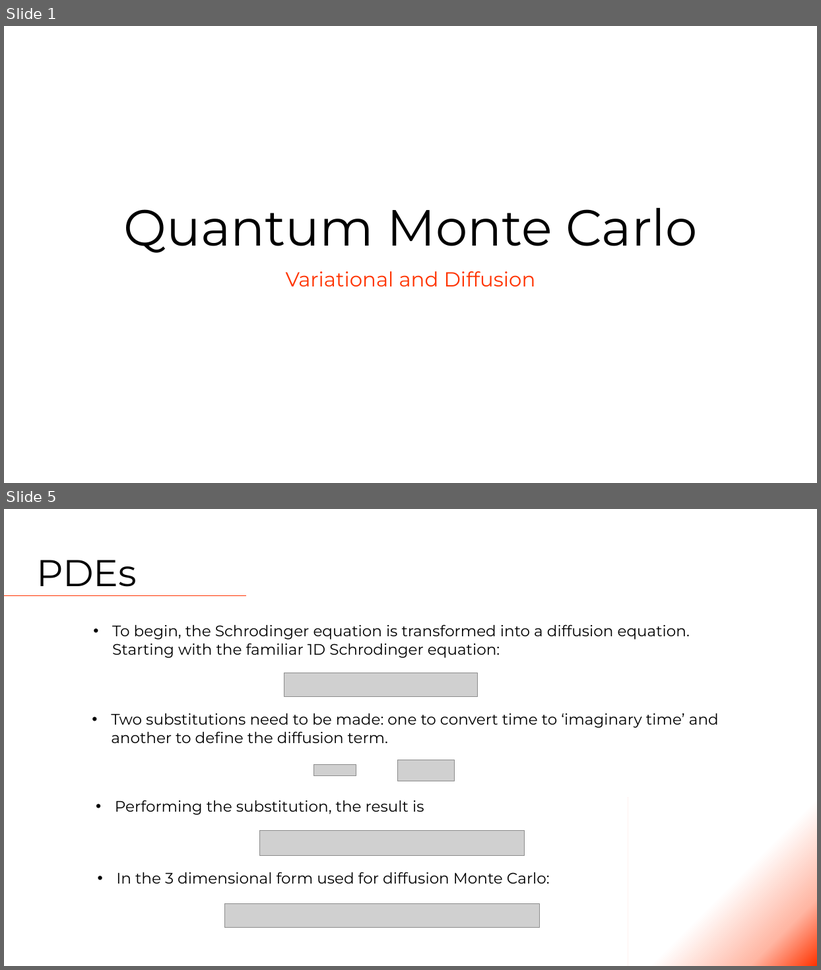
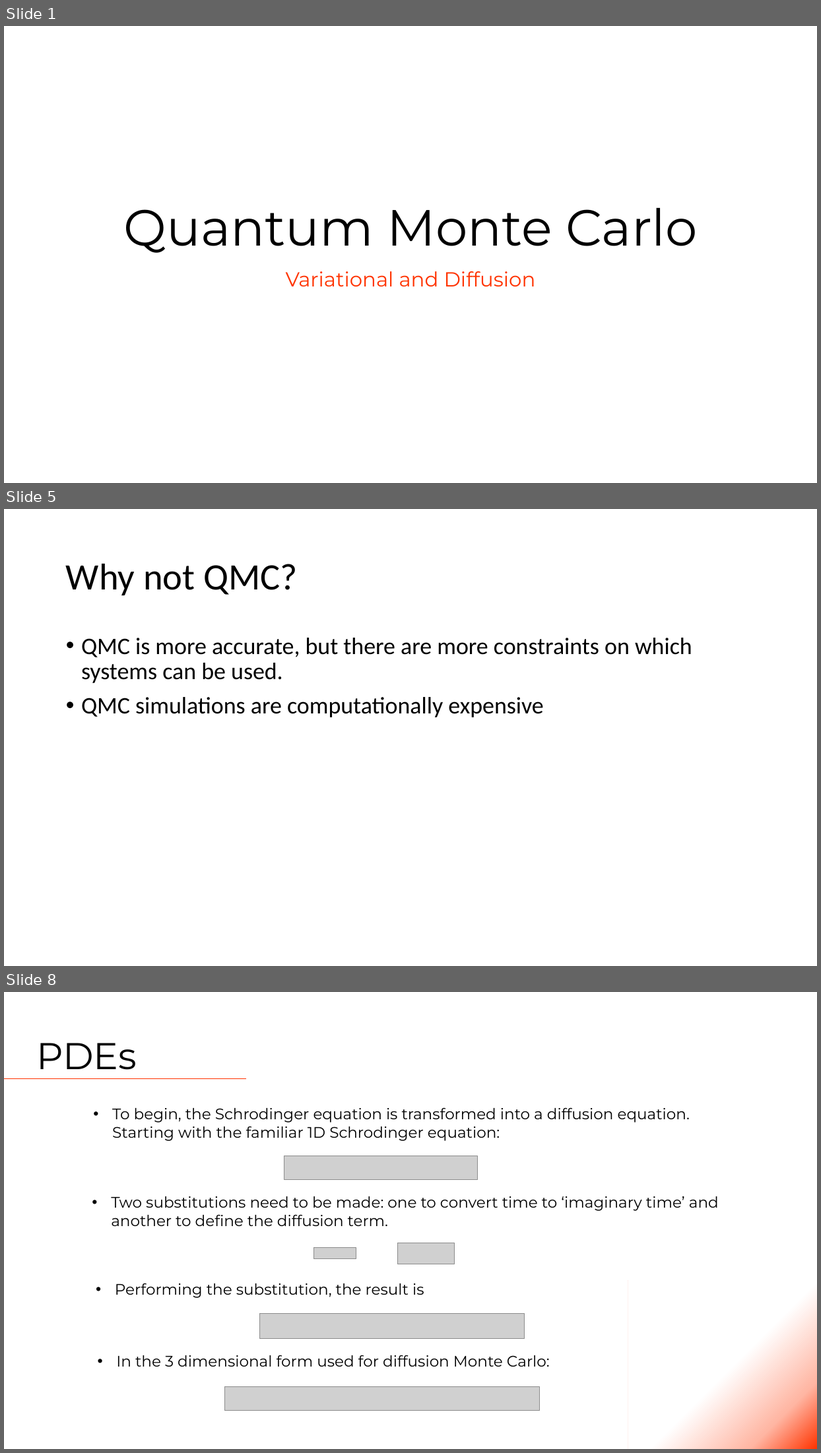
Before and after one commit to Tsintsuntsini/PHYS_581, a slide deck: Presentation1/Quantum Monte Carlo.pptm. Shown one above the other, each under a label of ours: slides 1 and 5 before the commit, slides 1, 5 and 8 after it; the slides between them are not shown. The pictures are 821x970 and 821x1453 pixels, drawn with LibreOffice and Linux fonts; fonts in the diff are those of the drawing; grey boxes stand for pictures. Boxes give left, top, right and bottom in pixels: in the first picture for what was removed or moved away, otherwise in the second. Text is boxed around its words. In the diff, an @@ line names an element or a change of style, - is before the commit and + after.

```diff
--- a/Presentation1/Quantum Monte Carlo.pptm
+++ b/Presentation1/Quantum Monte Carlo.pptm
@@ slide 5 added at (x1=4, y1=509, x2=817, y2=966), background #FFFFFF @@
@@ title added at (x1=66, y1=563, x2=297, y2=595), 44 pt, text #000000 @@
+Why not QMC?
@@ text added at (x1=81, y1=638, x2=692, y2=718), 28 pt, text #000000 @@
+• QMC is more accurate, but there are more constraints on which systems can be used.
+• QMC simulations are computationally expensive
@@ what was slide 5 is now slide 8 @@
```
Also in this commit, not shown: 5 slides changed, 3 other slides added, 1 slide removed, 3 other files.
